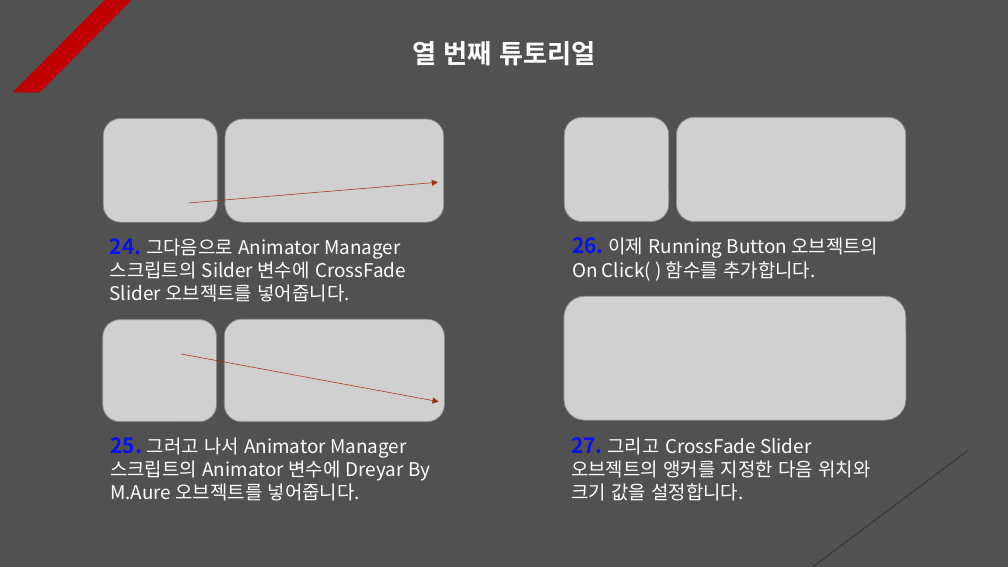
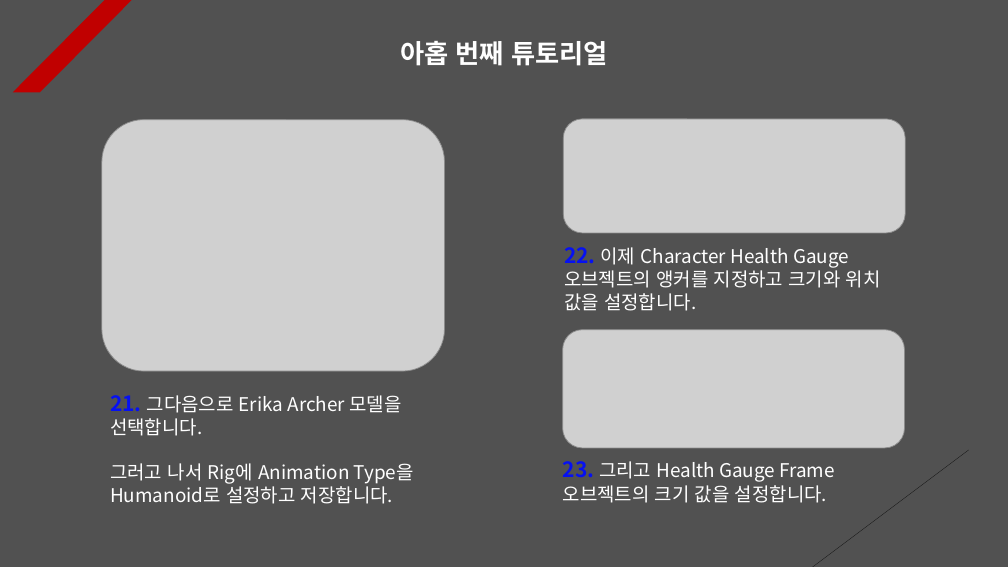
Before and after one commit to Unity2033/3D-UnityEngine, a slide deck: slide 9 of Assets/Animation Event/PPT Data/Animation Event Example.pptx (slide 10 before the commit). Drawn at 1008x567 pixels with LibreOffice and Linux fonts; fonts in the diff are those of the drawing; grey boxes stand for pictures. Boxes give left, top, right and bottom in pixels: in the first picture for what was removed or moved away, otherwise in the second. Text is boxed around its words. In the diff, an @@ line names an element or a change of style, - is before the commit and + after.

```diff
--- a/Assets/Animation Event/PPT Data/Animation Event Example.pptx
+++ b/Assets/Animation Event/PPT Data/Animation Event Example.pptx
@@ text at box(400, 41, 607, 66): text changed @@
-열 번째 튜토리얼
+아홉 번째 튜토리얼
@@ picture added at box(102, 119, 445, 371) @@
@@ picture removed at box(104, 119, 218, 222) @@
@@ picture removed at box(225, 119, 444, 222) @@
@@ picture: place and size @@
-picture at box(677, 117, 906, 222)
+picture at box(563, 119, 905, 233)
@@ picture removed at box(564, 117, 668, 222) @@
@@ arrow removed from (189, 203) to (438, 182) @@
@@ text at box(564, 247, 881, 311): text changed @@
-26. 이제 Running Button 오브젝트의 On Click( ) 함수를 추가합니다.
+22. 이제 Character Health Gauge 오브젝트의 앵커를 지정하고 크기와 위치 값을 설정합니다.
@@ picture removed at box(103, 320, 217, 422) @@
@@ picture removed at box(225, 319, 445, 421) @@
@@ arrow removed from (181, 354) to (439, 402) @@
@@ picture: place and size @@
-picture at box(564, 296, 906, 420)
+picture at box(563, 330, 904, 448)
@@ text at box(110, 395, 414, 504): text changed @@
-24. 그다음으로 Animator Manager 스크립트의 Silder 변수에 CrossFade Slider 오브젝트를 넣어줍니다.
+21. 그다음으로 Erika Archer 모델을 선택합니다.
+그러고 나서 Rig에 Animation Type을 Humanoid로 설정하고 저장합니다.
@@ text removed at box(110, 437, 430, 501) @@
-25. 그러고 나서 Animator Manager 스크립트의 Animator 변수에 Dreyar By M.Aure 오브젝트를 넣어줍니다.
@@ text at box(563, 461, 834, 503): text changed @@
-27. 그리고 CrossFade Slider 오브젝트의 앵커를 지정한 다음 위치와 크기 값을 설정합니다.
+23. 그리고 Health Gauge Frame 오브젝트의 크기 값을 설정합니다.
```
Also in this commit, not shown: 9 other slides changed, 3 slides added, 2 slides removed, 24 other files.
